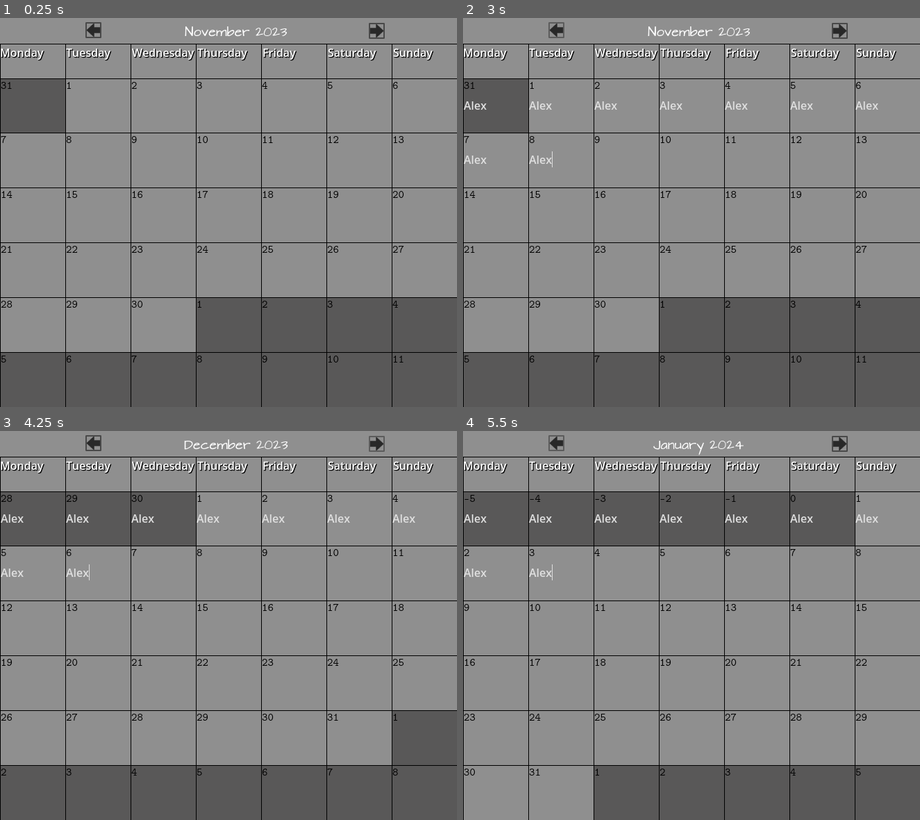
Above: before the commit, frames 1-4 (two rows, left to right).
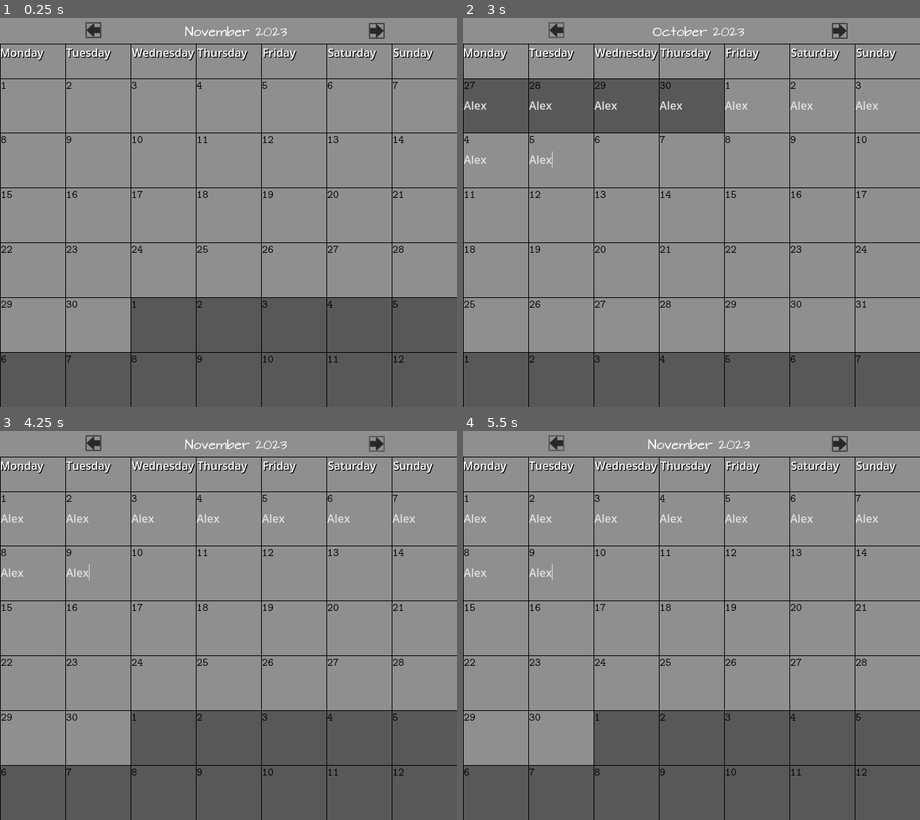
Above: after the commit, the same moments.

Repository: dukidule/Calendar
Game: Godot game, scene res://Node2D.tscn
Same seed, same stepped clock (60 frames per second), same inputs: the game is played once before the commit and once after it. The project has no main scene, so this scene is started directly.
Inputs (mouse positions are in pixels of both pictures, inside the frame that each line leads up to):
- Up to frame 1 (0.25 s): no input
- Up to frame 2 (3 s): click (494, 115) at 0.52 s; type "Alex" at 0.6 s; click (563, 115) at 0.75 s; type "Alex" at 0.83 s; click (627, 115) at 0.98 s; type "Alex" at 1.07 s; click (691, 115) at 1.27 s; type "Alex" at 1.35 s; click (755, 115) at 1.5 s; type "Alex" at 1.58 s; click (824, 115) at 1.73 s; type "Alex" at 1.82 s; click (888, 115) at 2.02 s; type "Alex" at 2.1 s; click (494, 169) at 2.25 s; type "Alex" at 2.33 s; click (563, 169) at 2.48 s; type "Alex" at 2.57 s; click (554, 29) at 2.75 s
- Up to frame 3 (4.25 s): click (374, 442) at 3.5 s
- Up to frame 4 (5.5 s): click (837, 442) at 4.25 s; click (554, 442) at 5 s

The runs differ from the first frame. In frame 1, 4.4% of the frame differs, in the area x 0-89%, y 15-89%; in frame 2, 14%; in frame 3, 14%; in frame 4, 26%, in the area x 0-100%, y 2-100%.
Error before the commit: Invalid type in function '_day_cells' in base 'Node2D (Node2D.gd)'. Cannot convert argument 2 from Nil to int. (res://Node2D.gd:204)

Commit message:
Forward/Backward month navigation
Forward arrow works as intended, being able to go into future years.
Backwards arrow needs to be fixed for transition between january & december.

Diff:
--- a/Node2D.gd
+++ b/Node2D.gd
@@ -29,7 +29,8 @@
 func _ready():
 	number_of_days = _get_current_month(current_month)
 	_get_current_weekday_label(on_open_weekday)
-	_day_cells(on_open_month, on_open_weekday, on_open_date)
+	_day_cells(on_open_month, on_open_weekday-1, on_open_date)
+
 	current_month_label = get_label_text._get_current_month_label(current_month)
 	label_text.text = current_month_label + " " + str(on_open_year)
 
@@ -112,18 +113,41 @@
 
 var day_cells = []
 
+var this_month_weekday = on_open_weekday
 var next_month_date = 1
 var next_month_weekday
-var last_month_end_day
-
+var last_month_num_days = number_of_days
+var last_month_last_day
+var last_month_weekday
+var last_weekday
+
+func _get_first_day(current_month_first_weekday: int):
+	var weekdays = [1,2,3,4,5,6,7]
+	var index = current_month_first_weekday
+	var days_count = _get_current_month(current_month)
+	print(current_month_first_weekday)
+	var i = days_count%7
+	#print(days_count)
+	#print(i)
+	while i > 0:
+		if i > 1 && index==0:
+			index=6
+			i-=1
+		else:
+			i-=1
+			index-=1
+	last_month_weekday = weekdays[index]
+	print(last_month_weekday)
 
 func _day_cells(month: int, weekday: int, date: int):
+	var trigger = true
 	number_of_days = _get_current_month(month)
 	var all_cells = []
 	day_cells = []
 	var cell_index
 	var next_month_first_day=1
 	next_month_weekday=0
+
 	day_cells.append(get_node("Week1").get_children())
 	day_cells.append(get_node("Week2").get_children())
 	day_cells.append(get_node("Week3").get_children())
@@ -133,7 +157,7 @@
 
 	var finding_cell
 	var lookup_cell
-	var last_month = _get_current_month(current_month-1)
+	var last_month_days = _get_current_month(month-1)
 
 		#print("ooga booga" + " " + str(date))
 		#print(weekday)
@@ -141,7 +165,6 @@
 	finding_cell[weekday-1].label.text = str(date)
 	finding_cell[weekday-1].calendar_cell.color = Color(0.56,0.56,0.56)
 	finding_cell[weekday-1].calendar_cell.modulate.a = 1
-	print("I TRIGGERED.")
 	lookup_cell = finding_cell[weekday-1]
 	for cells in day_cells:
 		for child in cells:
@@ -151,28 +174,36 @@
 	cell_index = all_cells.find(lookup_cell)
 	#print("Jajaja" + " " + str(cell_index))
 
+	last_weekday=0
 	while(cell_index>0):
-		if date == 0:
-			last_month_end_day = (cell_index-1)%7
-		#print(last_month)
+		#print(last_month_days)
 		var current_cell = all_cells[cell_index-1]
-		print("nemojme" + str(cell_index))
-		current_cell.label.text = str(last_month)
-		print(current_cell.label.text)
+		#print("nemojme" + str(cell_index))
+		if month == 1:
+			last_month_days = _get_current_month(12)
+		current_cell.label.text = str(last_month_days)
 		current_cell.calendar_cell.color = Color(0.14,0.13,0.13)
 		current_cell.calendar_cell.modulate.a = 0.5
+		if trigger == true:
+			last_month_last_day = last_month_days
+			last_weekday = cell_index
+			trigger = false
+		#print(trigger)
+		#print(last_month_num_days)
+		#print(last_weekday)
+		#print(last_month_last_day)
+		#print("I AM CELL INDEX!" + str(cell_index))
 		cell_index-=1
-		last_month-=1
+		last_month_days-=1
 
 	cell_index = all_cells.find(lookup_cell)
 	date = on_open_date
 
 	while(date<number_of_days):
 		date+=1
-		print("mojme" + str(cell_index))
+		#print("mojme" + str(cell_index))
 		var current_cell = all_cells[cell_index+1]
 		current_cell.label.text = str(date)
-		print(current_cell.label.text)
 		current_cell.calendar_cell.color = Color(0.56,0.56,0.56)
 		current_cell.calendar_cell.modulate.a = 1
 		cell_index+=1
@@ -201,13 +232,17 @@
 
 
 func _on_last_month_button_pressed():
-	_day_cells(on_open_month, last_month_end_day, on_open_date)
+	current_month-=1
+	#print("I am last weekday!!!" + str(last_weekday))
+	_get_first_day(last_weekday)
+	_day_cells(current_month, last_month_weekday, last_month_num_days)
 	current_month_label = get_label_text._get_current_month_label(current_month)
 	if "January" in label_text.text:
 		on_open_year -=1
+		current_month=12
 	label_text.text = current_month_label + " " + str(on_open_year)
-	if on_open_month == 1:
-		on_open_month = 13
+	if current_month == 1:
+		current_month = 12
 	pass # Replace with function body.
 
 
@@ -221,7 +256,7 @@
 	_day_cells(current_month,next_month_weekday,next_month_date)
 	current_month_label = get_label_text._get_current_month_label(current_month)
 	label_text.text = current_month_label + " " + str(on_open_year)
-	if current_month == 12:
-		current_month = 1
-	print(number_of_days)
+	#if current_month == 12:
+		#current_month = 1
+	#print(number_of_days)
 	pass # Replace with function body.
